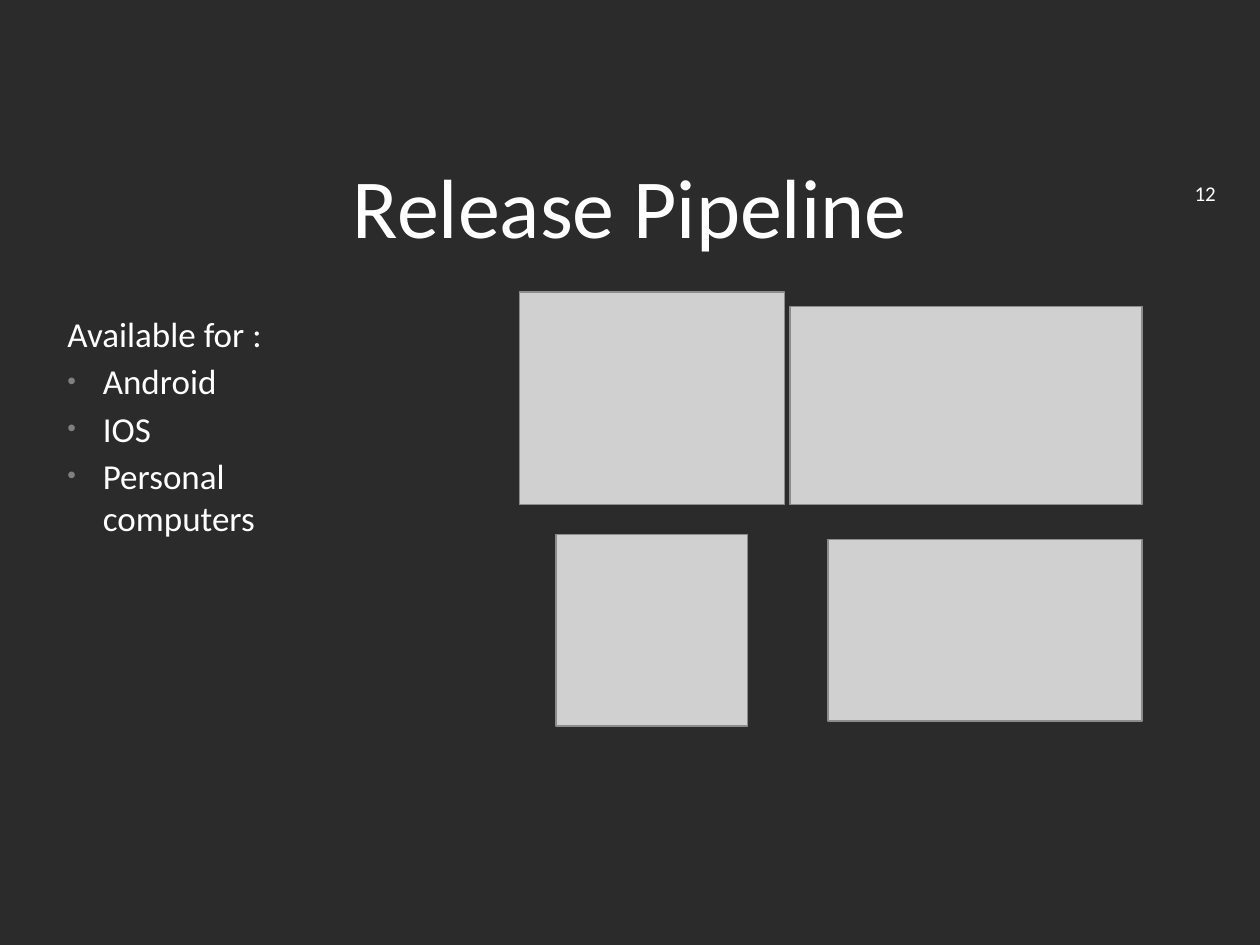
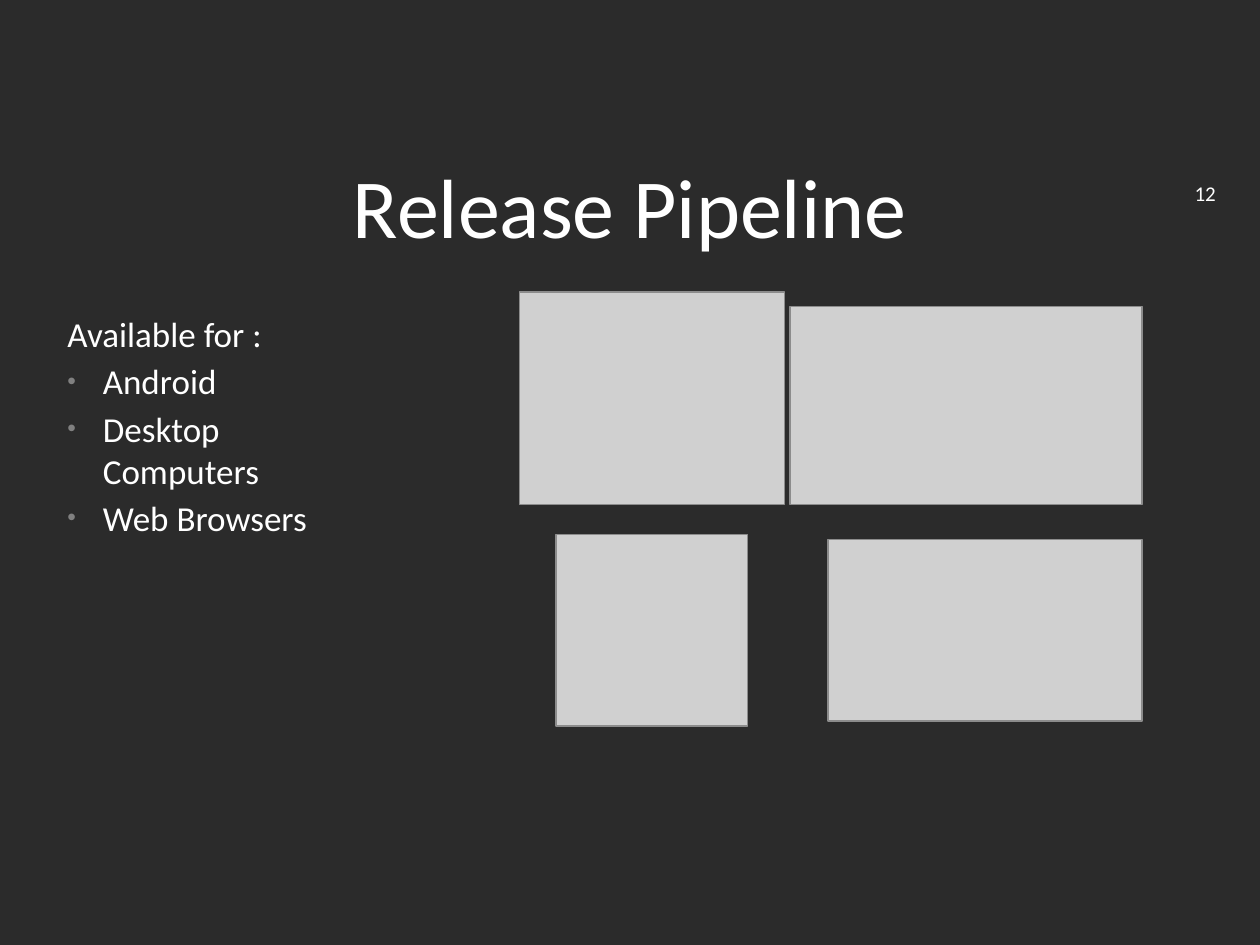
Before and after one commit to jakezhuyi/ECSE321_FTMS, a slide deck: slide 12 of Deliverable_5.pptx. Drawn at 1260x945 pixels with LibreOffice and Linux fonts; fonts in the diff are those of the drawing; grey boxes stand for pictures; background and template pictures are left out; a plain dark background stands for a picture behind light text. Boxes give left, top, right and bottom in pixels: in the first picture for what was removed or moved away, otherwise in the second. Text is boxed around its words. In the diff, an @@ line names an element or a change of style, - is before the commit and + after.

```diff
--- a/Deliverable_5.pptx
+++ b/Deliverable_5.pptx
@@ subtitle at (x1=103, y1=417, x2=307, y2=532): text changed @@
-• IOS
-• Personal computers
+• Desktop Computers
+• Web Browsers
```
Also in this commit, not shown: 4 other slides changed.
